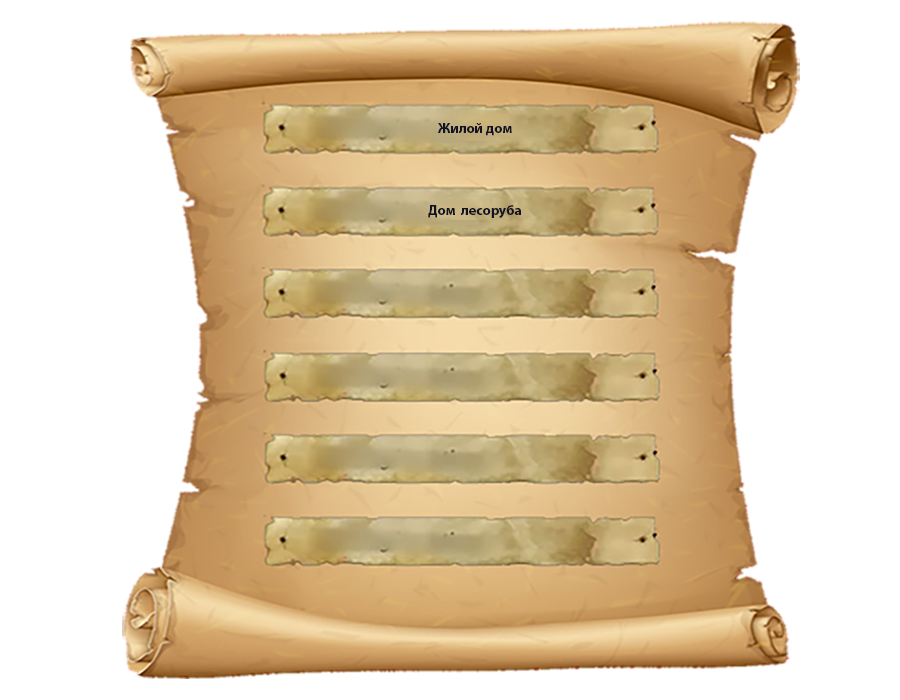
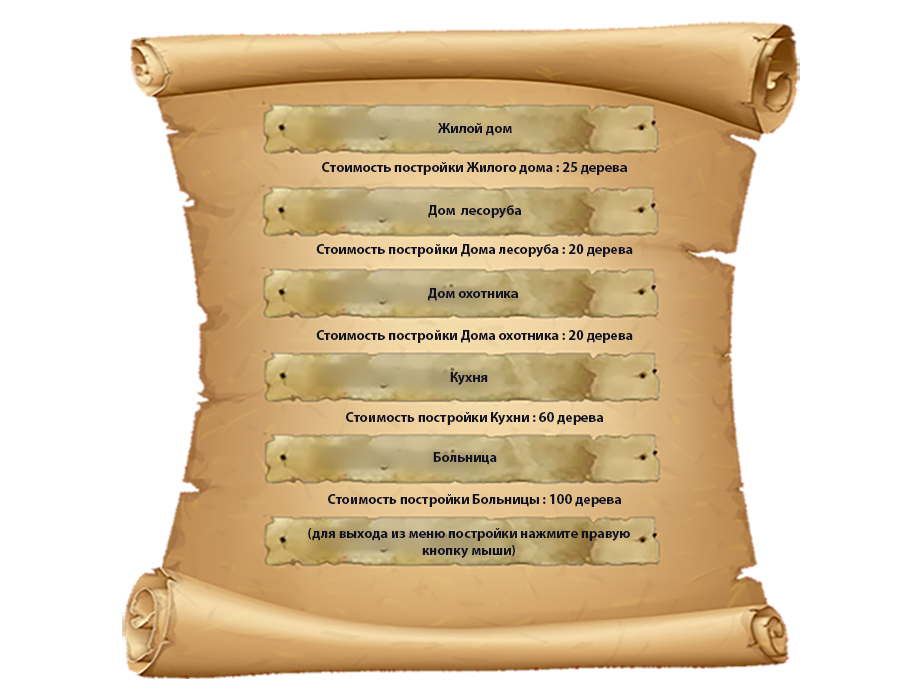
Layered file, before and after one edit (900×700). Changes by layer:
added layer "Стоимость постройки Больницы : 100 дерева" above "Стоимость постройки Кухни : 60 дерева" over [left=328, top=494, right=621, bottom=507]
renamed "Дом лесоруба" to "Стоимость постройки Кухни : 60 дерева", painted on it over [left=346, top=244, right=603, bottom=425]
added layer "Стоимость постройки Дома охотника : 20 дерева" above "Стоимость постройки Дома лесоруба : 20 дерева" over [left=316, top=330, right=633, bottom=343]
added layer "Стоимость постройки Дома лесоруба : 20 дерева" above "Стоимость постройки Жилого дома : 25 дерева" over [left=316, top=244, right=633, bottom=257]
added layer "Стоимость постройки Жилого дома : 25 дерева" above "Слой 1" over [left=322, top=162, right=627, bottom=175]
painted on "Слой 1" over [left=308, top=162, right=630, bottom=558]
